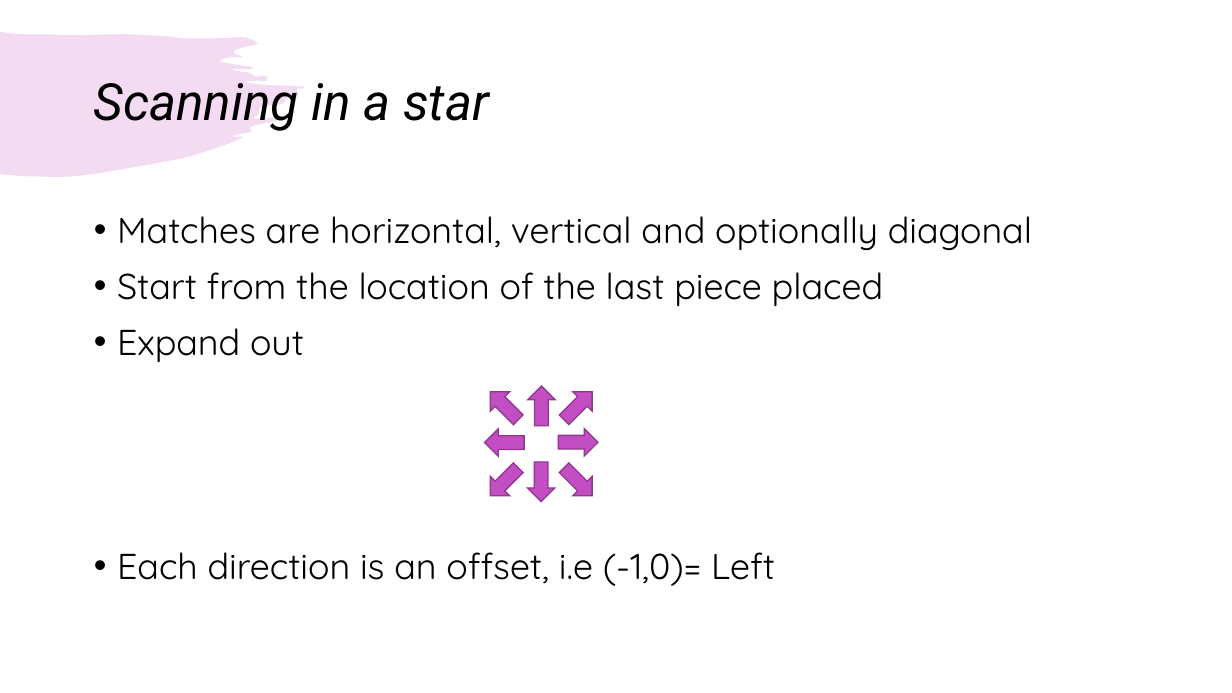
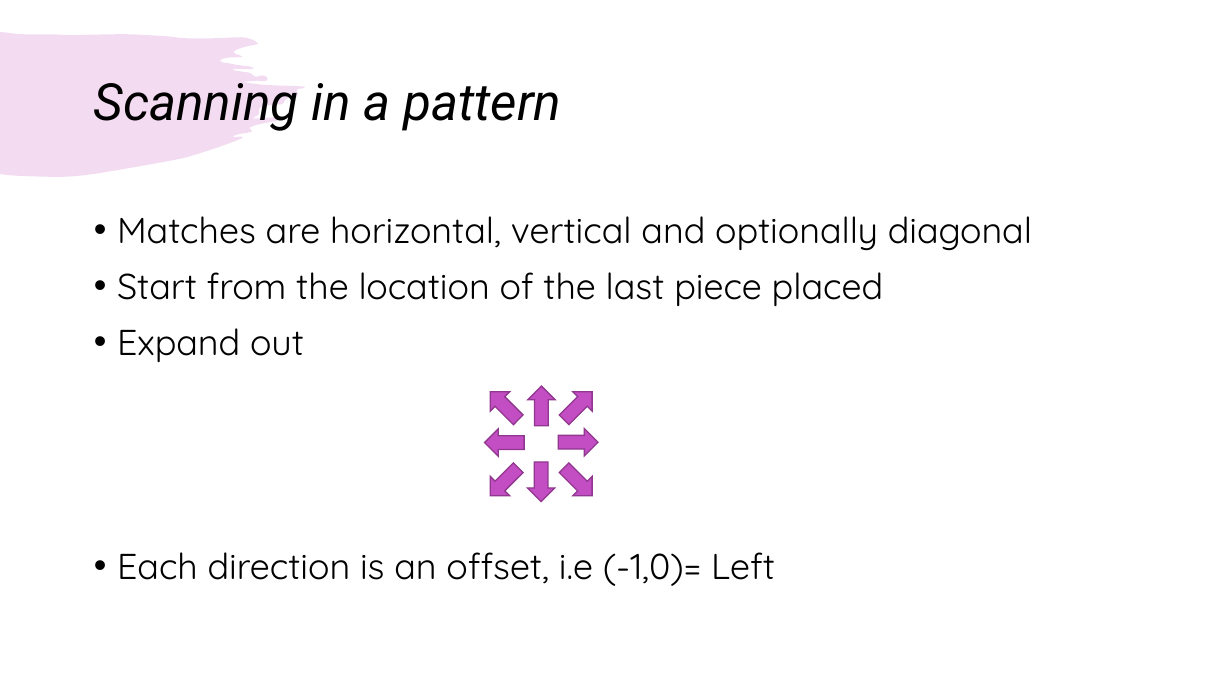
Before and after one commit to areddish/python_grids, a slide deck: slide 14 of Presentation.pptx. Drawn at 1232x693 pixels with LibreOffice and Linux fonts; fonts in the diff are those of the drawing. Boxes give left, top, right and bottom in pixels: in the first picture for what was removed or moved away, otherwise in the second. Text is boxed around its words. In the diff, an @@ line names an element or a change of style, - is before the commit and + after.

```diff
--- a/Presentation.pptx
+++ b/Presentation.pptx
@@ title at <box>94,83,561,131</box>: text changed @@
-Scanning in a star
+Scanning in a pattern
```
Also in this commit, not shown: 2 other slides changed, 3 other files.
